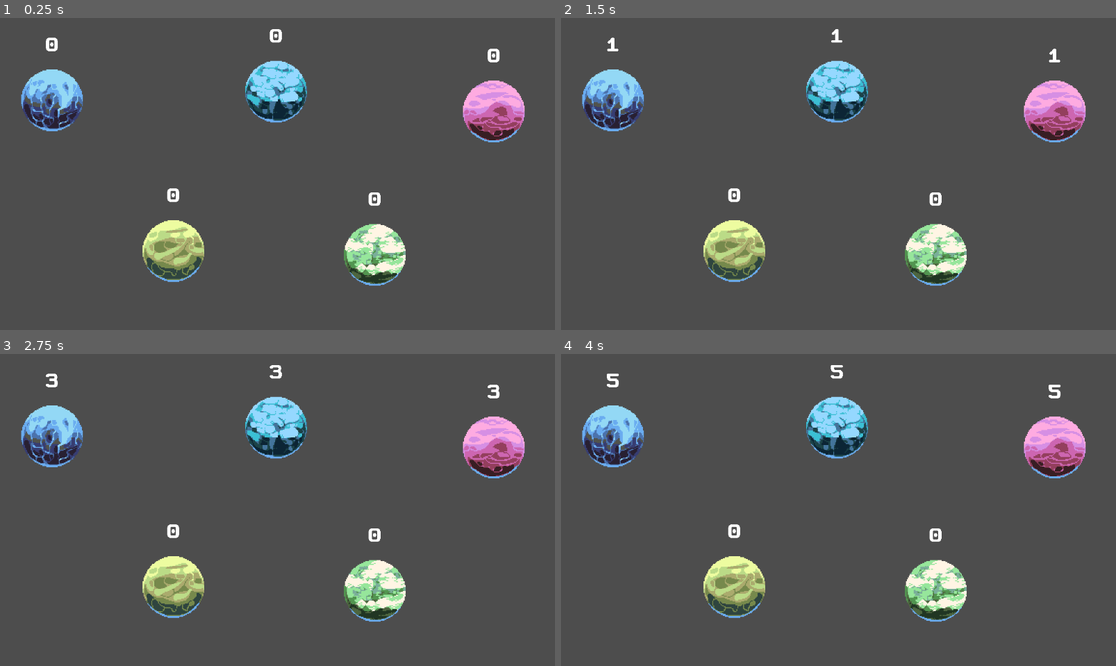
Above: before the commit, frames 1-4 (two rows, left to right).
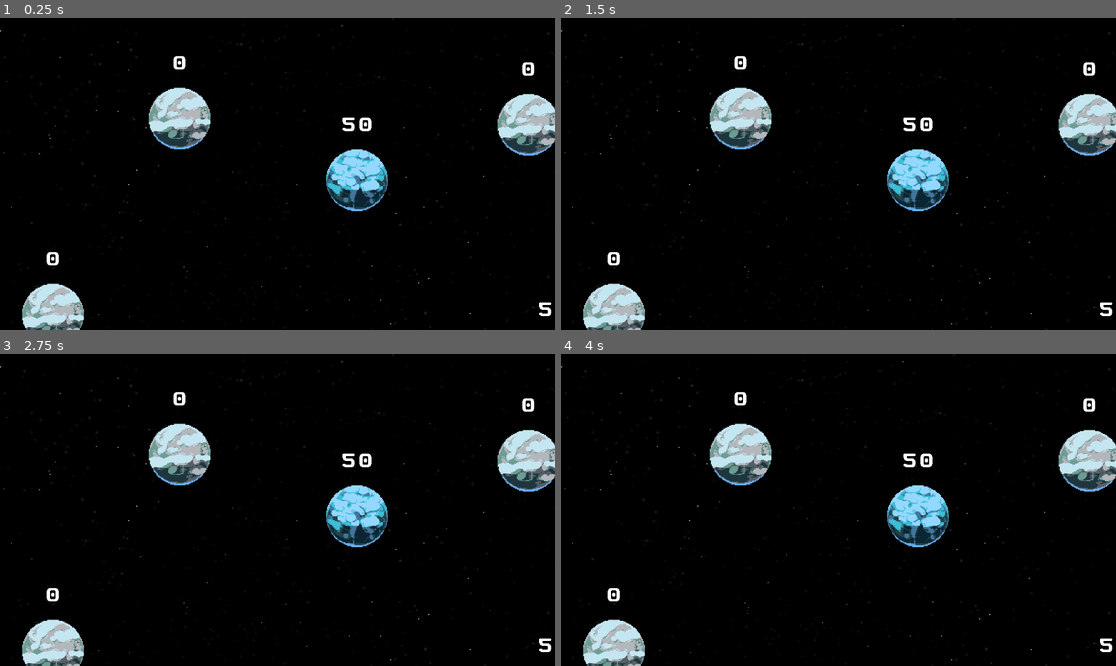
Above: after the commit, the same moments.

Repository: ClemiDouce/cell-capture-game
Game: Godot game, scene res://screen/game_screen/game_screen.tscn
The game is run twice, just before and just after one commit, with the same random seed, the same clock (stepped at 60 frames per second) and the same inputs.
Inputs (mouse positions are in pixels of both pictures, inside the frame that each line leads up to):
- Up to frame 1 (0.25 s): no input
- Up to frame 2 (1.5 s): tap Enter at 0.5 s; move the mouse to (960, 158) at 0.52 s; press the mouse at (960, 158) at 0.53 s; tap Space at 1.25 s; move the mouse to (727, 189) at 1.27 s; release the mouse at (727, 189) at 1.28 s; click (727, 189) at 1.35 s
- Up to frame 3 (2.75 s): tap Enter at 2 s; move the mouse to (333, 441) at 2.02 s; press the mouse at (333, 441) at 2.03 s
- Up to frame 4 (4 s): tap Space at 2.75 s; move the mouse to (810, 572) at 2.77 s; release the mouse at (810, 572) at 2.78 s; click (810, 572) at 2.85 s; tap Enter at 3.5 s; move the mouse to (1005, 556) at 3.52 s; press the mouse at (1005, 556) at 3.53 s

The runs differ from the first frame. In frame 1, 100% of the frame differs, in the area x 0-100%, y 0-100%; in frame 2, 100%; in frame 3, 100%; in frame 4, 100%.

Commit message:
add lot of things

Diff:
--- a/content/cell/base_cell.gd
+++ b/content/cell/base_cell.gd
@@ -1,10 +1,14 @@
+@tool
 class_name BaseCell extends Area2D
 
 @onready var unit_count_label: Label = %UnitCountLabel
 @onready var cell_sprite: Sprite2D = %CellSprite
-@onready var outline: Sprite2D = %Outline
+
+const SPACE_SHIP = preload("uid://bphm3wyo54ao7")
+const EXPLOSION_EFFECT = preload("uid://bvxeobvnj5c3f")
 
 
+@export var initial_unit_count := 0
 @export_category("Team")
 @export var team : Enums.Team = Enums.Team.NEUTRAL
 
@@ -14,6 +18,7 @@
 @export var max_unit := 50
 @export var cell_type : CellType
 var generation_time := 0.
+var current_attack : AttackData
 
 var selected := false:
 	set = set_selected
@@ -24,11 +29,12 @@
 var team_frame : Dictionary = {
 	Enums.Team.ALLY: [0, 6],
 	Enums.Team.HOSTILE: [2,5],
-	Enums.Team.NEUTRAL: [1, 3, 4, 7]
+	Enums.Team.NEUTRAL: [4]
 }
 
 func _ready() -> void:
 	set_team_color()
+	unit_count = initial_unit_count
 
 func _process(delta: float) -> void:
 	if team == Enums.Team.NEUTRAL or unit_count >= max_unit:
@@ -47,10 +53,31 @@
 	if _team == team:
 		unit_count += value
 	else:
+		damage_count += 1
+		if damage_count % explosion_limit == 0:
+			spawn_explosion()
+
 		unit_count -= value
 		if unit_count < 0:
 			unit_count = abs(unit_count)
 			set_team(_team)
+
+func launch_ships_to(target: BaseCell, pourcent: float = 50.):
+	var direction = self.global_position.direction_to(target.global_position)
+	var radius_offset = 90
+	var attack_value = get_pourcent_of_unit(pourcent)
+	var attack_data = AttackData.new(
+		self.global_position + (direction * radius_offset),
+		target.global_position - (direction * radius_offset),
+		target,
+		attack_value
+	)
+	for i in attack_value:
+		var attack_ship = create_ship()
+		attack_ship.spawn_ship(attack_data)
+		await get_tree().create_timer(0.1).timeout
+	current_attack = attack_data
+	return attack_data
 
 # Setter / Getter
 func set_unit_count(new_value: int):
@@ -67,9 +94,33 @@
 
 func set_selected(value: bool):
 	selected = value
-	(outline.material as ShaderMaterial).set_shader_parameter("width", 3. if value else 0.)
+	queue_redraw()
 
-func pop_half_unit():
-	var value = floor(unit_count/2)
+func _draw() -> void:
+	if selected:
+		draw_circle(Vector2.ZERO, 80, Color.FLORAL_WHITE, false, 5)
+
+	#if current_attack:
+		#draw_line(Vector2.ZERO, current_attack.end_position - self.position, Color.DARK_RED, 5)
+		#draw_circle(current_attack.target.global_position - self.global_position, 90, Color.DARK_RED, false, 5)
+
+func get_pourcent_of_unit(pourcent: float):
+	var value = floor(unit_count * (pourcent/100))
 	unit_count -= value
 	return value
+
+func create_ship() -> SpaceShip:
+	var ship = SPACE_SHIP.instantiate() as SpaceShip
+	get_tree().current_scene.add_child(ship)
+	ship.global_position = self.global_position
+	return ship
+
+var damage_count := 0
+var explosion_limit := 3
+
+func spawn_explosion():
+	var explosion_effect = EXPLOSION_EFFECT.instantiate() as PlanetExplosion
+	var random_direction = Vector2(randf_range(-1, 1), randf_range(-1, 1))
+	add_child(explosion_effect)
+	explosion_effect.position = random_direction * randf_range(30., 60.)
+	explosion_effect.rotation = random_direction.angle()
--- a/content/cell/base_cell.tscn
+++ b/content/cell/base_cell.tscn
@@ -1,18 +1,8 @@
-[gd_scene load_steps=8 format=3 uid="uid://hrfsowussn1h"]
+[gd_scene load_steps=6 format=3 uid="uid://hrfsowussn1h"]
 
 [ext_resource type="Script" uid="uid://dceh51bcnw38h" path="res://content/cell/base_cell.gd" id="1_i4wf0"]
 [ext_resource type="FontFile" uid="uid://b35vo7gmv46pk" path="res://assets/font/Pixel_Promise_Monospaced.ttf" id="2_143sp"]
-[ext_resource type="Texture2D" uid="uid://2xexlganm6fl" path="res://assets/planets/big_planets.png" id="2_g4qp5"]
-[ext_resource type="Shader" uid="uid://drok62ilaxq48" path="res://assets/shaders/outline_shader.gdshader" id="2_m6jp3"]
-
-[sub_resource type="ShaderMaterial" id="ShaderMaterial_g4qp5"]
-resource_local_to_scene = true
-shader = ExtResource("2_m6jp3")
-shader_parameter/color = Color(1, 1, 1, 1)
-shader_parameter/width = 0.0
-shader_parameter/pattern = 2
-shader_parameter/inside = false
-shader_parameter/add_margins = true
+[ext_resource type="Texture2D" uid="uid://2xexlganm6fl" path="res://assets/art/planets/big_planets.png" id="2_g4qp5"]
 
 [sub_resource type="CircleShape2D" id="CircleShape2D_m6jp3"]
 radius = 64.070274
@@ -25,7 +15,7 @@
 collision_layer = 4
 collision_mask = 0
 script = ExtResource("1_i4wf0")
-generation_delay = 0.8
+generation_delay = 1.0
 
 [node name="CellSprite" type="Sprite2D" parent="."]
 unique_name_in_owner = true
@@ -34,15 +24,7 @@
 texture = ExtResource("2_g4qp5")
 hframes = 4
 vframes = 3
-region_rect = Rect2(0, 0, 64, 64)
-
-[node name="Outline" type="Sprite2D" parent="CellSprite"]
-unique_name_in_owner = true
-show_behind_parent = true
-material = SubResource("ShaderMaterial_g4qp5")
-texture = ExtResource("2_g4qp5")
-hframes = 4
-vframes = 3
+frame = 4
 region_rect = Rect2(0, 0, 64, 64)
 
 [node name="CollisionShape2D" type="CollisionShape2D" parent="."]
--- /dev/null
+++ b/content/component/sine_component.gd
@@ -0,0 +1,27 @@
+@tool
+class_name SineComponent extends Node
+
+@export var target: Node2D
+
+@export var frequency := 1.
+@export var amplitude := 1.
+var time := 0.
+
+var launched := false
+var base_value : float = 0
+
+func launch():
+	randomize()
+	time = randf_range(0, 100)
+	base_value = target.position.y
+	launched = true
+
+func _physics_process(delta: float) -> void:
+	if launched:
+		time += delta
+
+		if target:
+			target.position.y = base_value + get_sine()
+
+func get_sine():
+	return sin(time * frequency) * amplitude
--- /dev/null
+++ b/content/effects/planet_explosions/explosion_effect.gd
@@ -0,0 +1 @@
+class_name PlanetExplosion extends Node2D
--- /dev/null
+++ b/content/effects/planet_explosions/explosion_effect.tscn
@@ -0,0 +1,57 @@
+[gd_scene load_steps=11 format=3 uid="uid://bvxeobvnj5c3f"]
+
+[ext_resource type="Texture2D" uid="uid://dg1spa7dhjkv5" path="res://assets/art/effects/explosions/explosion-1-b-1.png" id="1_ex77i"]
+[ext_resource type="Script" uid="uid://ctnddcm7usdej" path="res://content/effects/planet_explosions/explosion_effect.gd" id="1_njj3d"]
+[ext_resource type="Texture2D" uid="uid://bneme3old1u2p" path="res://assets/art/effects/explosions/explosion-1-b-2.png" id="2_njj3d"]
+[ext_resource type="Texture2D" uid="uid://byc0aykc46ufb" path="res://assets/art/effects/explosions/explosion-1-b-3.png" id="3_gphtg"]
+[ext_resource type="Texture2D" uid="uid://bbyojfegwcsn6" path="res://assets/art/effects/explosions/explosion-1-b-4.png" id="4_a1f76"]
+[ext_resource type="Texture2D" uid="uid://b0qi7jcngyh8t" path="res://assets/art/effects/explosions/explosion-1-b-5.png" id="5_sggtk"]
+[ext_resource type="Texture2D" uid="uid://cln0tbr32sp61" path="res://assets/art/effects/explosions/explosion-1-b-6.png" id="6_f5cwv"]
+[ext_resource type="Texture2D" uid="uid://4xthhjtno6lb" path="res://assets/art/effects/explosions/explosion-1-b-7.png" id="7_hb4m6"]
+[ext_resource type="Texture2D" uid="uid://glblfd6r2nxl" path="res://assets/art/effects/explosions/explosion-1-b-8.png" id="8_h4nab"]
+
+[sub_resource type="SpriteFrames" id="SpriteFrames_wgrlo"]
+animations = [{
+"frames": [{
+"duration": 1.0,
+"texture": ExtResource("1_ex77i")
+}, {
+"duration": 1.0,
+"texture": ExtResource("2_njj3d")
+}, {
+"duration": 1.0,
+"texture": ExtResource("3_gphtg")
+}, {
+"duration": 1.0,
+"texture": ExtResource("4_a1f76")
+}, {
+"duration": 1.0,
+"texture": ExtResource("5_sggtk")
+}, {
+"duration": 1.5,
+"texture": ExtResource("6_f5cwv")
+}, {
+"duration": 1.5,
+"texture": ExtResource("7_hb4m6")
+}, {
+"duration": 1.5,
+"texture": ExtResource("8_h4nab")
+}],
+"loop": false,
+"name": &"default",
+"speed": 10.0
+}]
+
+[node name="ExplosionEffect" type="Node2D"]
+scale = Vector2(0.5, 0.5)
+script = ExtResource("1_njj3d")
+
+[node name="AnimatedSprite2D" type="AnimatedSprite2D" parent="."]
+texture_filter = 1
+rotation = 1.5707964
+sprite_frames = SubResource("SpriteFrames_wgrlo")
+autoplay = "default"
+frame_progress = 0.14773224
+offset = Vector2(0, -32)
+
+[connection signal="animation_finished" from="AnimatedSprite2D" to="." method="queue_free"]
--- /dev/null
+++ b/content/spaceships/space_ship.gd
@@ -0,0 +1,45 @@
+class_name SpaceShip extends Node2D
+
+@onready var sine_component: SineComponent = $SineComponent
+
+var attack_data: AttackData
+var launched := false
+
+var speed: float = 120.
+var spawn_offset : float = 30.
+var attack_offset : Vector2
+
+func spawn_ship(data: AttackData):
+	var direction = data.start_position.direction_to(data.end_position)
+	self.global_rotation = direction.angle()
+	attack_data = data
+	attack_offset = Vector2(
+		randf_range(-spawn_offset, spawn_offset),
+		randf_range(-spawn_offset, spawn_offset)
+	)
+	var spawn_tween = create_tween().set_parallel()
+	spawn_tween.tween_property(self, "global_position", data.start_position + attack_offset, 1)
+	spawn_tween.tween_property(self, "scale", Vector2.ONE, 1)
+	spawn_tween.tween_callback(launch_ship).set_delay(0.5)
+	sine_component.launch()
+
+func launch_ship():
+	launched = true
+
+func _process(delta: float) -> void:
+	if launched:
+		self.global_position = self.global_position.move_toward(attack_data.end_position, delta * speed)
+		if self.global_position.is_equal_approx(attack_data.end_position):
+			launched = false
+			land_ship(attack_data.target.global_position)
+
+func land_ship(target_pos: Vector2):
+	var offset = Vector2(
+		randf_range(-spawn_offset, spawn_offset),
+		randf_range(-spawn_offset, spawn_offset)
+	)
+	var land_tween = create_tween().set_parallel()
+	land_tween.tween_property(self, "global_position", target_pos + offset, 1)
+	land_tween.tween_property(self, "scale", Vector2.ZERO, 1)
+	await land_tween.finished
+	attack_data.target.apply_attack(Enums.Team.ALLY, 1)
--- /dev/null
+++ b/content/spaceships/space_ship.tscn
@@ -0,0 +1,20 @@
+[gd_scene load_steps=4 format=3 uid="uid://bphm3wyo54ao7"]
+
+[ext_resource type="Script" uid="uid://ckjwuclu4wdw8" path="res://content/spaceships/space_ship.gd" id="1_kesne"]
+[ext_resource type="Texture2D" uid="uid://da8rxcfkip0kl" path="res://assets/art/ships/ship_0004.png" id="2_kesne"]
+[ext_resource type="Script" uid="uid://ie3tbml6fghh" path="res://content/component/sine_component.gd" id="3_hfwed"]
+
+[node name="SpaceShip" type="Node2D"]
+script = ExtResource("1_kesne")
+
+[node name="Sprite2D" type="Sprite2D" parent="."]
+texture_filter = 1
+rotation = 1.5707964
+scale = Vector2(1.5, 1.5)
+texture = ExtResource("2_kesne")
+
+[node name="SineComponent" type="Node" parent="." node_paths=PackedStringArray("target")]
+script = ExtResource("3_hfwed")
+target = NodePath("../Sprite2D")
+frequency = 1.5
+amplitude = 10.0
--- /dev/null
+++ b/data/structure/attack_data.gd
@@ -0,0 +1,12 @@
+class_name AttackData extends RefCounted
+
+var start_position : Vector2
+var end_position: Vector2
+var target : BaseCell
+var attack_count : int
+
+func _init(_start: Vector2, _end: Vector2, _target: BaseCell, _attack_count: int):
+	start_position = _start
+	end_position = _end
+	target = _target
+	attack_count = _attack_count
--- a/screen/game_screen/game_screen.gd
+++ b/screen/game_screen/game_screen.gd
@@ -21,10 +21,10 @@
 	var collision = space_state.intersect_point(point_param, 6)
 	if Input.is_action_just_released("left_click"):
 		if last_target:
-			var fleet_value := 0
 			for ally : BaseCell in selected_ally_cell:
-				fleet_value += ally.pop_half_unit()
-			last_target.apply_attack(Enums.Team.ALLY, fleet_value)
+				#fleet_value += ally.pop_half_unit()
+				ally.launch_ships_to(last_target)
+			#last_target.apply_attack(Enums.Team.ALLY, fleet_value)
 			last_target.selected = false
 
 
@@ -54,4 +54,7 @@
 func _draw() -> void:
 	if last_target and !selected_ally_cell.is_empty():
 		for cell: BaseCell in selected_ally_cell:
-			draw_line(cell.global_position, get_global_mouse_position(), Color.WHITE_SMOKE, 2)
+			var angle = cell.global_position.direction_to(last_target.global_position)
+			var start_line = cell.global_position + (angle * 80)
+			var end_line = last_target.global_position - (angle * 80)
+			draw_line(start_line, end_line, Color.WHITE_SMOKE, 5)
--- a/screen/game_screen/game_screen.tscn
+++ b/screen/game_screen/game_screen.tscn
@@ -2,30 +2,45 @@
 
 [ext_resource type="Script" uid="uid://c08s6hcsu5j0g" path="res://screen/game_screen/game_screen.gd" id="1_8gjw2"]
 [ext_resource type="PackedScene" uid="uid://hrfsowussn1h" path="res://content/cell/base_cell.tscn" id="1_ul44q"]
-[ext_resource type="Texture2D" uid="uid://b1lh6ip5h3ri6" path="res://assets/background/SpaceWallpaper1920x672.png" id="2_6cdt5"]
+[ext_resource type="Texture2D" uid="uid://bv1aqad8y8iex" path="res://assets/art/background/Starfield_02-1024x1024.png" id="2_6cdt5"]
 
 [node name="GameScreen" type="Node2D"]
 script = ExtResource("1_8gjw2")
+metadata/_edit_horizontal_guides_ = [540.0]
+metadata/_edit_vertical_guides_ = [960.0]
 
 [node name="Background" type="Sprite2D" parent="."]
+z_index = -1
 texture_filter = 1
-position = Vector2(955, 310)
+scale = Vector2(1.8750001, 1.8750001)
 texture = ExtResource("2_6cdt5")
+centered = false
+metadata/_edit_lock_ = true
 
 [node name="BaseCell" parent="." instance=ExtResource("1_ul44q")]
-position = Vector2(108, 171)
+position = Vector2(742, 962)
+
+[node name="BaseCell7" parent="." instance=ExtResource("1_ul44q")]
+position = Vector2(110, 616)
+
+[node name="BaseCell8" parent="." instance=ExtResource("1_ul44q")]
+position = Vector2(373, 209)
+
+[node name="BaseCell6" parent="." instance=ExtResource("1_ul44q")]
+position = Vector2(1097, 222)
+
+[node name="BaseCell2" parent="." instance=ExtResource("1_ul44q")]
+position = Vector2(1149, 721)
+initial_unit_count = 50
+team = 1
+
+[node name="BaseCell4" parent="." instance=ExtResource("1_ul44q")]
+position = Vector2(741, 337)
+initial_unit_count = 50
 team = 0
 
-[node name="BaseCell2" parent="." instance=ExtResource("1_ul44q")]
-position = Vector2(573, 153)
-team = 0
-
-[node name="BaseCell4" parent="." instance=ExtResource("1_ul44q")]
-position = Vector2(360, 484)
-
 [node name="BaseCell5" parent="." instance=ExtResource("1_ul44q")]
-position = Vector2(778, 492)
+position = Vector2(1779, 660)
 
 [node name="BaseCell3" parent="." instance=ExtResource("1_ul44q")]
-position = Vector2(1025, 194)
-team = 1
+position = Vector2(1451, 914)
Not shown, added: content/component/sine_component.gd.uid
Not shown, added: content/effects/planet_explosions/explosion_effect.gd.uid
Not shown, added: content/spaceships/space_ship.gd.uid
Not shown, added: data/structure/attack_data.gd.uid
